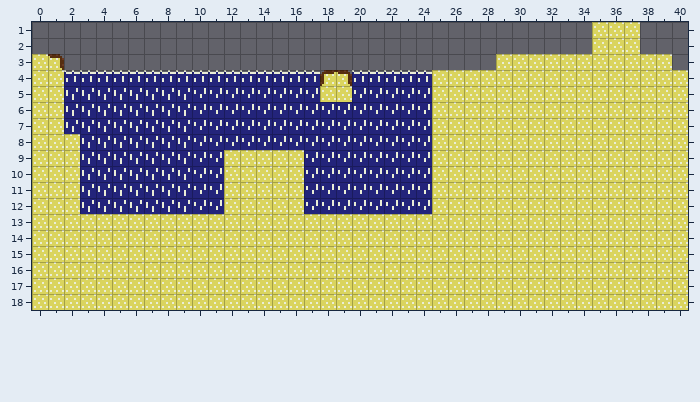
Two versions of a level (Tiled map, content/tilemap/map.tmx). The picture above was drawn from the file before the commit.
Cells are 8x8 px. Shown: x 0..40, y 1..18. Layer "terrain" is drawn 4,0 px off the grid.
Once edited:
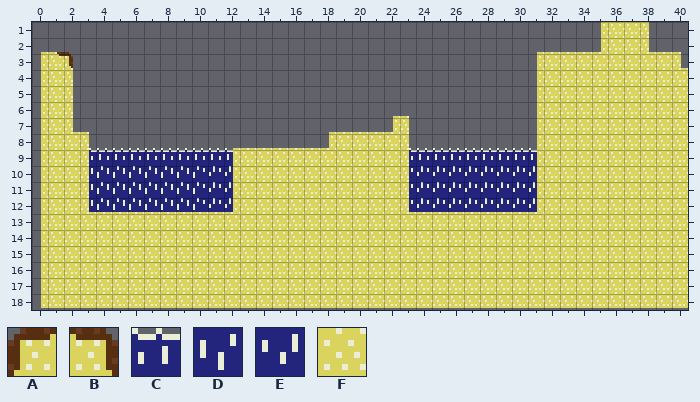
Key: from "panda_tileset": A 17, B 18, C 32, D 33, E 34, F 50.
_ is an empty cell, . an unchanged one.
Message: новая карта для теста суши
From old to new:
layer "terrain" offset 0,0 -> 5,-1 px
--- layer "terrain"
@@ x 2..30 @@
- 3 ...........................FF
- 4 CCCCCCCCCCCCCCCCABCCCCCFFFFFF
- 5 DDDDDDDDEEEEEEEEFFEEEEEFFFFFF
- 6 DDDDDDDDEEEEEEEEEEEEEEEFFFFFF
- 7 DDDDDDDDEEEEEEEEEEEEEEEFFFFFF
- 8 .DDDDDDDEEEEEEEEEEEEEEEFFFFFF
- 9 .DDDDDDDEE.....EEEEEEEEFFFFFF
-10 ...............EEEEEE..FFFFFF
-11 ...............EEEEEE..FFFFFF
-12 ...............EEEEEE..FFFFFF
+ 3 ...........................__
+ 4 _____________________________
+ 5 _____________________________
+ 6 _____________________________
+ 7 ____________________F________
+ 8 ._______________FFFFF________
+ 9 .CCCCCCCCC.....FFFFFFCCCCCCCC
+10 ...............FFFFFF..EEEEEE
+11 ...............FFFFFF..EEEEEE
+12 ...............FFFFFF..EEEEEE
